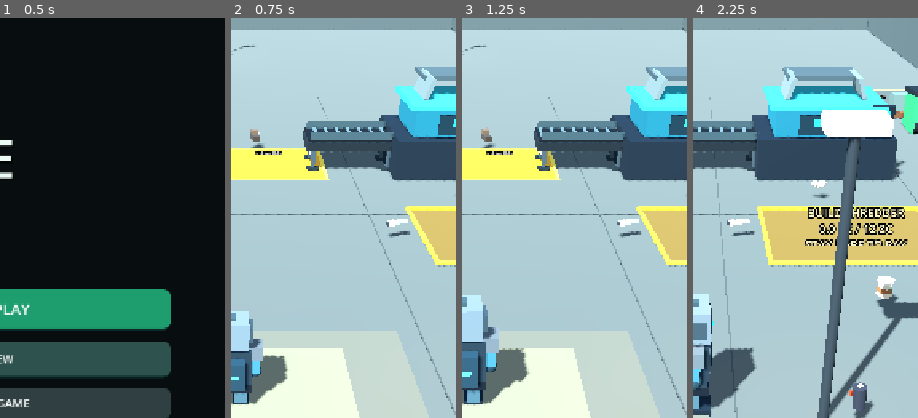
Above: before the commit, frames 1-4 (left to right).
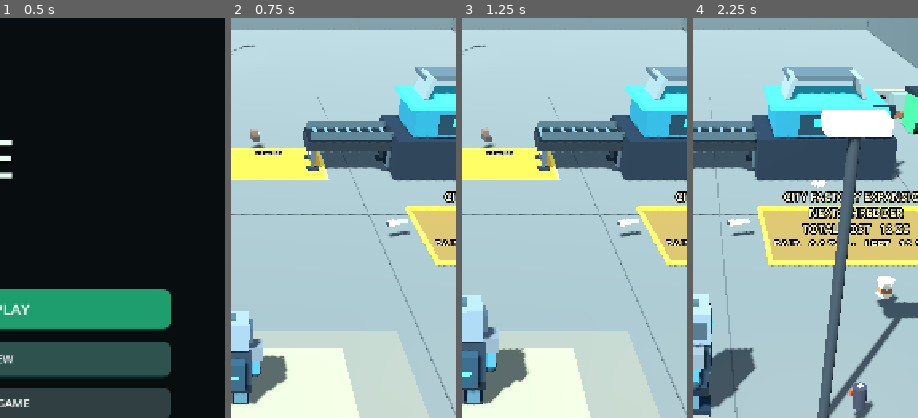
Above: after the commit, the same moments.

Repository: zekainstabot/trash-empire
Game: Godot game, scene res://Scenes/Main.tscn
Two runs of this game, one before a commit and one after it. Both use one fixed random seed, a clock stepped at 60 frames per second and the inputs below.
Inputs (mouse positions are % of the whole screen's width and height, from its top left):
- Up to frame 1 (0.5 s): no input
- Up to frame 2 (0.75 s): click "▶ PLAY" at 0.5 s
- Up to frame 3 (1.25 s): no input
- Up to frame 4 (2.25 s): move the mouse to (72, 45) at 1.27 s; hold D (move_right) 1.28-2 s; click (72, 45) at 1.42 s; drag from (30, 55) to (45, 70) at 2.02 s
The pictures show only the part of the screen within x 50-100%, y 13-63%; the shares and areas given below are measured in that part.

Frame 1 is identical in both runs. In frame 2, 0.3% of the frame differs, in the area x 90-100%, y 43-57%; in frame 3, 0.3%; in frame 4, 3.9%, in the area x 35-100%, y 43-57%.

Commit message:
Clarify automatic payment zone labels

Diff:
--- a/Scripts/main.gd
+++ b/Scripts/main.gd
@@ -660,7 +660,8 @@
 	var costs := [0.0, 12.0, 35.0, 80.0, 160.0]
 	var names := ["", "", "SHREDDER", "GRANULATOR", "TEDDY BEAR FACTORY", "PACKAGING + TRUCK"]
 	var cost: float = costs[factory_stage]
-	factory_build_label.text = "BUILD %s\n%.1f ZC / %.0f ZC\nSTAY HERE TO PAY" % [names[factory_stage + 1], factory_build_paid, cost]
+	var remaining := maxf(0.0, cost - factory_build_paid)
+	factory_build_label.text = "CITY FACTORY EXPANSION\nNEXT: %s\nTOTAL COST   %.0f ZC\nPAID   %.1f ZC   •   LEFT   %.1f ZC\nSTAND ON PLATFORM TO BUILD" % [names[factory_stage + 1], cost, factory_build_paid, remaining]
 
 func _build_factory_module(stage: int) -> void:
 	var z_positions := [0.0, 0.0, -0.5, 5.0, 10.5, 16.0]
@@ -786,7 +787,7 @@
 	label.text = title
 	label.position = Vector3(0, dimensions.y * 0.5 + 0.07, dimensions.z * 0.5 + 0.02)
 	label.font_size = 30
-	label.pixel_size = 0.006
+	label.pixel_size = 0.005
 	label.billboard = BaseMaterial3D.BILLBOARD_ENABLED
 	label.modulate = Color.WHITE
 	root.add_child(label)
@@ -2229,12 +2230,14 @@
 	zone.add_child(ring)
 	var label := Label3D.new()
 	label.name = "UnlockZoneLabel"
-	label.text = "STEP HERE\nUNLOCK DISTRICT 2\n$25"
+	label.text = "CITY EXPANSION\nDISTRICT 02\nCOST: 25 ZC\nSTEP ON PAD TO BUILD"
 	label.position = Vector3(0, 2.2, 0)
-	label.font_size = 34
+	label.font_size = 27
 	label.pixel_size = 0.006
 	label.billboard = BaseMaterial3D.BILLBOARD_ENABLED
-	label.modulate = Color(1.0, 0.96, 0.78)
+	label.modulate = Color(0.82, 1.0, 0.88)
+	label.outline_size = 8
+	label.outline_modulate = Color(0.015, 0.045, 0.035, 0.98)
 	zone.add_child(label)
 
 func _spending_speed_multiplier() -> float:
@@ -2305,7 +2308,7 @@
 		if is_instance_valid(zone):
 			var label := zone.get_node_or_null("UnlockZoneLabel") as Label3D
 			if is_instance_valid(label):
-				label.text = "UNLOCKING DISTRICT %d\n%.1f ZC / %.0f ZC" % [yard_stage + 1, district_build_paid, cost]
+				label.text = "CITY EXPANSION\nDISTRICT %02d\nTOTAL COST   %.0f ZC\nPAID   %.1f ZC   •   LEFT   %.1f ZC\nKEEP STANDING TO BUILD" % [yard_stage + 1, cost, district_build_paid, maxf(0.0, cost - district_build_paid)]
 	if district_build_paid >= cost - 0.001:
 		_complete_district_unlock()
 	elif money <= 0.001 and not district_no_money_notified:
@@ -2354,12 +2357,12 @@
 		zone.position = Vector3(13.15, 0.0, 0.0)
 		var label := zone.get_node_or_null("UnlockZoneLabel") as Label3D
 		if is_instance_valid(label):
-			label.text = "STEP HERE\nUNLOCK DISTRICT 2\n$25"
+			label.text = "CITY EXPANSION\nDISTRICT 02\nCOST: 25 ZC\nSTEP ON PAD TO BUILD"
 	else:
 		zone.position = Vector3(45.15, 0.0, 0.0)
 		var label := zone.get_node_or_null("UnlockZoneLabel") as Label3D
 		if is_instance_valid(label):
-			label.text = "STEP HERE\nUNLOCK DISTRICT 3\n$60"
+			label.text = "CITY EXPANSION\nDISTRICT 03\nCOST: 60 ZC\nSTEP ON PAD TO BUILD"
 	expansion_zone_blocked = false
 
 func _expansion_button_label(value: String) -> void:
